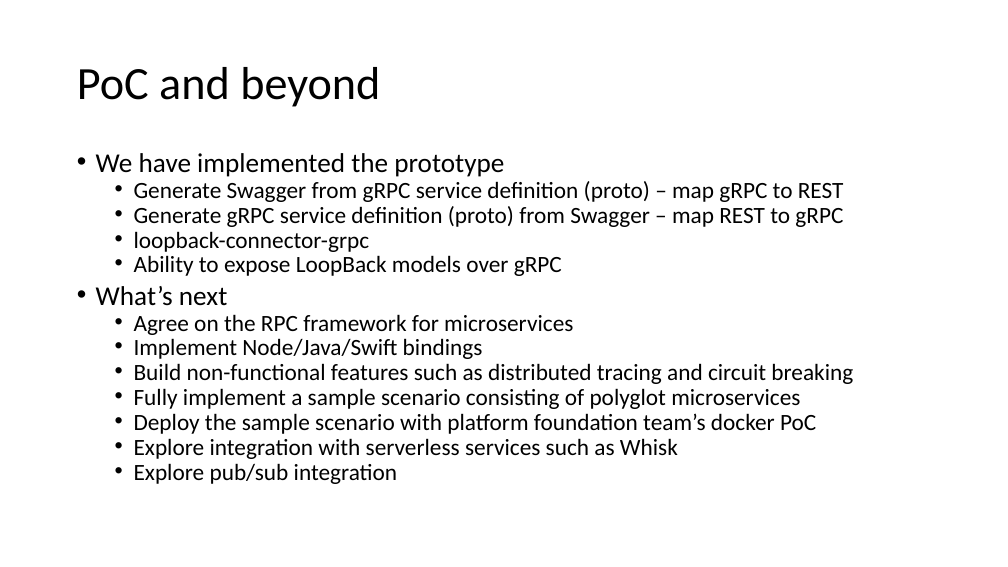
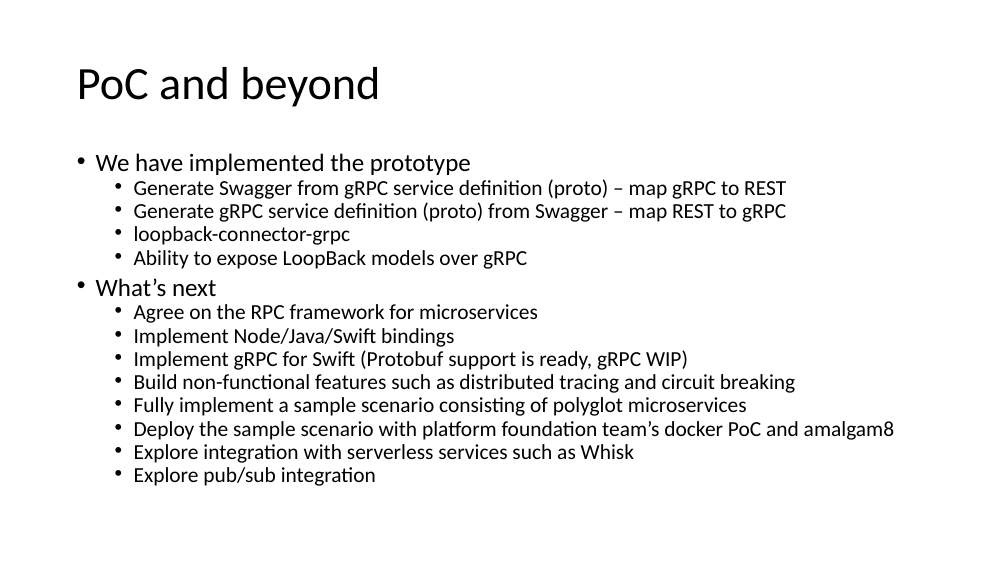
Before and after one commit to strongloop/loopback-example-polyglot, a slide deck: slide 13 of Polyglot Microservices.pptx. Drawn at 1008x567 pixels with LibreOffice and Linux fonts; fonts in the diff are those of the drawing. Boxes give left, top, right and bottom in pixels: in the first picture for what was removed or moved away, otherwise in the second. Text is boxed around its words. In the diff, an @@ line names an element or a change of style, - is before the commit and + after.

```diff
--- a/Polyglot Microservices.pptx
+++ b/Polyglot Microservices.pptx
@@ text at (96,153,795,486): size 25.9 to 23.8 pt in "We have implemented the prototype", "What’s next"; size 22.2 to 20.4 pt in "Generate Swagger from gRPC service definition (proto) ...", "Generate gRPC service definition (proto) from Swagger ...", "loopback-connector-grpc", "Ability to expose LoopBack models over gRPC" and 6 more places @@
@@ text at (134,350,688,370): paragraph added @@
+  • Implement gRPC for Swift (Protobuf support is ready, gRPC WIP)
@@ text at (134,421,894,440): text changed; size 22.2 to 20.4 pt @@
-  • Deploy the sample scenario with platform foundation team’s docker PoC
+  • Deploy the sample scenario with platform foundation team’s docker PoC and amalgam8
```
Also in this commit, not shown: 8 other slides changed.
